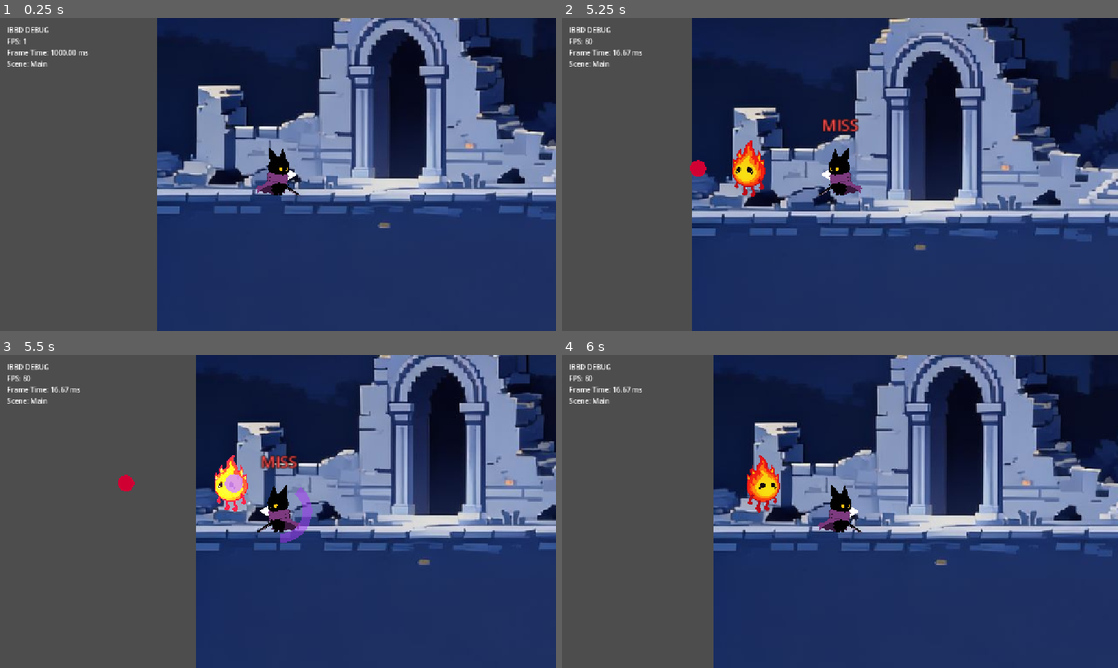
Above: before the commit, frames 1-4 (two rows, left to right).
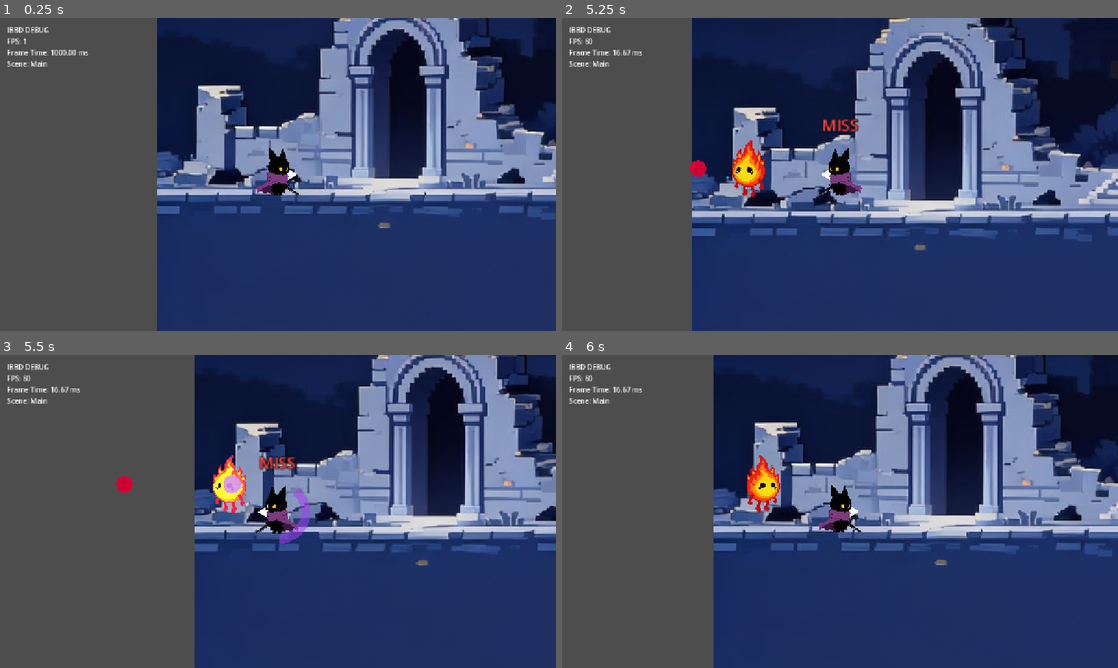
Above: after the commit, the same moments.

Repository: yunjeonghwan01-max/LongRunProject-Voider
Game: Godot game, scene res://app/main.tscn
Two runs of this game, one before a commit and one after it. Both use one fixed random seed, a clock stepped at 60 frames per second and the inputs below.
Inputs (mouse positions are in pixels of both pictures, inside the frame that each line leads up to):
- Up to frame 1 (0.25 s): no input
- Up to frame 2 (5.25 s): tap Enter at 0.5 s; move the mouse to (962, 158) at 0.52 s; hold Right (player_move_right) 0.53-1.28 s; tap X (player_attack) at 0.6, 1.35, 2.3, 3.05, 3.6, 4.35 s; click (962, 158) at 0.67 s; tap Z (player_jump) at 0.77, 1.52, 3.02, 3.77, 4.52 s; move the mouse to (728, 190) at 1.27 s; hold Left (player_move_left) 1.28-2.03 s; move the mouse to (895, 105) at 2.02 s; hold Right (player_move_right) 2.03-3.53 s; tap A (player_counter) at 2.1, 5.1 s; move the mouse to (812, 237) at 2.77 s; tap C (player_dash) at 2.85 s; click (812, 237) at 2.92 s; move the mouse to (1006, 221) at 3.52 s; hold Left (player_move_left) from 3.53 s (still down); move the mouse to (673, 127) at 4.27 s; move the mouse to (867, 174) at 5.02 s; click (867, 174) at 5.17 s
- Up to frame 3 (5.5 s): keep holding Left (player_move_left); tap X (player_attack) at 5.3 s
- Up to frame 4 (6 s): move the mouse to (756, 433) at 5.77 s; release Left (player_move_left) at 5.78 s; hold Right (player_move_right) from 5.78 s (still down); tap C (player_dash) at 5.85 s

Frames 1-2 are identical in both runs. In frame 3, 7.3% of the frame differs, in the area x 20-100%, y 0-100%; in frame 4, nothing differs.

Commit message:
refactor: normalize scene trees to V0 convention
- 노드 이름 PascalCase 통일. 역할 노드는 역할 이름(Visual, BodyCollision,
  Combat, Hurtbox, AttackHitbox), 역할 안의 단일 leaf는 타입 이름
  (CollisionShape2D, AnimatedSprite2D, Polygon2D)
- Player/TestEnemy: Visual / BodyCollision / Combat(Hurtbox, AttackHitbox|AttackTimer)
  BodyCollision은 엔진 제약상 CharacterBody2D 직계 CollisionShape2D 그대로 사용.
  Camera, StatusLabel은 V0에서 Player 루트에 유지
- Hurtbox가 Combat/ 아래로 이동함에 따라 피격 대상 조회를 area.get_parent()
  -> area.owner로 최소 수정 (player.gd, windblast.gd). 영구 표준 아님
- CombatTest에 Projectiles/Effects 컨테이너 추가, 런타임 스폰을
  levels/level_containers.gd 경유로 전환. 컨테이너가 없으면 기존 get_parent()로
  fallback하고 디버그 실행에서 그룹별 1회 경고

게임플레이 수치/로직 변경 없음. 헤드리스 스모크의 모든 CHECK/METRIC/충돌
레이어가 리팩토링 전과 동일 (스폰 부모만 game -> Projectiles/Effects).

Co-Authored-By: Claude Opus 5.5 <noreply@anthropic.com>

Diff:
--- a/actors/enemies/test_enemy/test_enemy.gd
+++ b/actors/enemies/test_enemy/test_enemy.gd
@@ -4,8 +4,8 @@
 ## 좌우로 이동하다 벽(WORLD)에 닿으면 방향을 바꾸고, 일정 주기로 원거리 counterable attack을 발동한다.
 ##
 ## 충돌 노드 분리 (레이어 정의: core/physics/collision_layers.gd)
-##   - 루트 collision_shape: 지형 전용 바디 (layer ENEMY_BODY, mask WORLD) → 플레이어와는 부딪히지 않는다.
-##   - hurtbox (Area2D): 피격 트리거 (layer ENEMY_HURTBOX) → 플레이어 공격 판정만 받는다.
+##   - BodyCollision: 지형 전용 바디 (layer ENEMY_BODY, mask WORLD) → 플레이어와는 부딪히지 않는다.
+##   - Combat/Hurtbox (Area2D): 피격 트리거 (layer ENEMY_HURTBOX) → 플레이어 공격 판정만 받는다.
 
 const RANGED_ATTACK_SCENE := preload("res://combat/attacks/ranged_attack.tscn")
 
@@ -19,8 +19,8 @@
 var _flash_tween: Tween = null
 var _body_original_modulate: Color
 
-@onready var _attack_timer: Timer = $attack_timer
-@onready var _body: AnimatedSprite2D = $body
+@onready var _attack_timer: Timer = $Combat/AttackTimer
+@onready var _body: AnimatedSprite2D = $Visual/AnimatedSprite2D
 
 
 func _ready() -> void:
@@ -90,7 +90,7 @@
 	attack.facing_direction = facing_direction
 	attack.target_player = player
 	attack.global_position = global_position
-	get_parent().add_child(attack)
+	LevelContainers.projectiles(self).add_child(attack)
 
 func change_facing_dir():
 	facing_direction = -facing_direction
--- a/actors/enemies/test_enemy/test_enemy.tscn
+++ b/actors/enemies/test_enemy/test_enemy.tscn
@@ -20,26 +20,30 @@
 "speed": 5.0
 }]
 
-[node name="test_enemy" type="CharacterBody2D" unique_id=1500168589]
+[node name="TestEnemy" type="CharacterBody2D" unique_id=1500168589]
 collision_layer = 4
 script = ExtResource("1_enemy")
 max_health = 99
 
-[node name="collision_shape" type="CollisionShape2D" parent="." unique_id=1977334621]
+[node name="Visual" type="Node2D" parent="." unique_id=1360378445]
+
+[node name="AnimatedSprite2D" type="AnimatedSprite2D" parent="Visual" unique_id=214879523]
+scale = Vector2(0.155, 0.155)
+sprite_frames = SubResource("SpriteFrames_dfdtf")
+animation = &"idle"
+
+[node name="BodyCollision" type="CollisionShape2D" parent="." unique_id=1977334621]
 shape = SubResource("RectangleShape2D_body")
 
-[node name="hurtbox" type="Area2D" parent="." unique_id=1131159925]
+[node name="Combat" type="Node2D" parent="." unique_id=2046318251]
+
+[node name="Hurtbox" type="Area2D" parent="Combat" unique_id=1131159925]
 collision_layer = 16
 collision_mask = 0
 monitoring = false
 
-[node name="collision_shape" type="CollisionShape2D" parent="hurtbox" unique_id=1480276193]
+[node name="CollisionShape2D" type="CollisionShape2D" parent="Combat/Hurtbox" unique_id=1480276193]
 shape = SubResource("RectangleShape2D_hurtbox")
 
-[node name="body" type="AnimatedSprite2D" parent="." unique_id=214879523]
-scale = Vector2(0.155, 0.155)
-sprite_frames = SubResource("SpriteFrames_dfdtf")
-animation = &"idle"
-
-[node name="attack_timer" type="Timer" parent="." unique_id=914661955]
+[node name="AttackTimer" type="Timer" parent="Combat" unique_id=914661955]
 wait_time = 2.5
--- a/actors/player/abilities/windblast/windblast.gd
+++ b/actors/player/abilities/windblast/windblast.gd
@@ -28,7 +28,7 @@
 var _hit_targets: Dictionary = {}  # target -> true (진행 중이거나 이미 완료된 대상)
 var _lifetime_elapsed: float = 0.0
 
-@onready var _visual: Node2D = $visual
+@onready var _visual: Node2D = $Visual
 
 
 func _ready() -> void:
@@ -64,8 +64,10 @@
 		_hit_damages.append(base + (1 if i < remainder else 0))
 
 
+## Hurtbox는 Actor의 Combat/ 아래에 있으므로 씬 루트(owner)를 피격 대상으로 본다.
+## (Structure Refactor V0의 동작 보존용 최소 수정. Hurtbox 컴포넌트화 전까지의 임시 조회 방식)
 func _on_area_entered(area: Area2D) -> void:
-	_try_register_hit(area.get_parent())
+	_try_register_hit(area.owner)
 
 
 func _on_body_entered(body: Node) -> void:
--- a/actors/player/abilities/windblast/windblast.tscn
+++ b/actors/player/abilities/windblast/windblast.tscn
@@ -5,17 +5,17 @@
 [sub_resource type="RectangleShape2D" id="RectangleShape2D_windblast"]
 size = Vector2(44, 16)
 
-[node name="windblast" type="Area2D" unique_id=1139510944]
+[node name="Windblast" type="Area2D" unique_id=1139510944]
 collision_layer = 8
 collision_mask = 17
 monitorable = false
 script = ExtResource("1_windblast")
 
-[node name="collision_shape" type="CollisionShape2D" parent="." unique_id=1300444094]
+[node name="CollisionShape2D" type="CollisionShape2D" parent="." unique_id=1300444094]
 shape = SubResource("RectangleShape2D_windblast")
 
-[node name="visual" type="Node2D" parent="." unique_id=1066450794]
+[node name="Visual" type="Node2D" parent="." unique_id=1066450794]
 
-[node name="body" type="Polygon2D" parent="visual" unique_id=495353080]
+[node name="Polygon2D" type="Polygon2D" parent="Visual" unique_id=495353080]
 color = Color(0.9446088, 0.79057753, 0.94742304, 0.9019608)
 polygon = PackedVector2Array(-22, 0, -12, -8, 12, -8, 22, 0, 12, 8, -12, 8)
--- a/actors/player/player.gd
+++ b/actors/player/player.gd
@@ -48,11 +48,11 @@
 
 var can_use_windblast: bool = true
 
-@onready var _visual: Node2D = $visual
-@onready var _status_label: Label = $status_label
-@onready var _attack_hitbox: Area2D = $attack_hitbox
-@onready var _attack_hitbox_shape: CollisionShape2D = $attack_hitbox/collision_shape
-@onready var _camera: CameraShake = $camera
+@onready var _visual: Node2D = $Visual
+@onready var _status_label: Label = $StatusLabel
+@onready var _attack_hitbox: Area2D = $Combat/AttackHitbox
+@onready var _attack_hitbox_shape: CollisionShape2D = $Combat/AttackHitbox/CollisionShape2D
+@onready var _camera: CameraShake = $Camera
 
 
 func _ready() -> void:
@@ -207,7 +207,7 @@
 	slash.rotation = deg_to_rad(-20.0 * facing_direction)
 	slash.scale.x = facing_direction
 	slash.global_position = global_position + Vector2(attack_hitbox_offset * facing_direction, 0.0)
-	get_parent().add_child(slash)
+	LevelContainers.effects(self).add_child(slash)
 
 
 func _deactivate_attack_hitbox() -> void:
@@ -218,8 +218,10 @@
 
 
 ## 한 번의 공격 active time 동안 같은 대상은 한 번만 타격한다.
+## Hurtbox는 Actor의 Combat/ 아래에 있으므로 씬 루트(owner)를 피격 대상으로 본다.
+## (Structure Refactor V0의 동작 보존용 최소 수정. Hurtbox 컴포넌트화 전까지의 임시 조회 방식)
 func _on_attack_hitbox_area_entered(area: Area2D) -> void:
-	var target := area.get_parent()
+	var target := area.owner
 	if target == null or target in _attack_hit_targets:
 		return
 
@@ -244,7 +246,7 @@
 
 	var spark: Node2D = hit_spark_scene.instantiate()
 	spark.global_position = spawn_position
-	get_parent().add_child(spark)
+	LevelContainers.effects(self).add_child(spark)
 
 
 ## 바라보는 방향으로 장풍(Windblast)을 발사한다. 발사 직후 1.5초 쿨타임 동안 재사용 불가.
@@ -270,7 +272,7 @@
 	windblast.attacker = self
 	windblast.travel_direction = Vector2(facing_direction, 0.0)
 	windblast.global_position = global_position + Vector2(windblast_spawn_offset * facing_direction, 0.0)
-	get_parent().add_child(windblast)
+	LevelContainers.projectiles(self).add_child(windblast)
 
 
 func _start_counter_recovery() -> void:
--- a/actors/player/player.tscn
+++ b/actors/player/player.tscn
@@ -24,38 +24,16 @@
 "speed": 5.0
 }]
 
-[node name="player" type="CharacterBody2D" unique_id=914845965]
+[node name="Player" type="CharacterBody2D" unique_id=914845965]
 collision_layer = 2
 script = ExtResource("1_player")
 
-[node name="collision_shape" type="CollisionShape2D" parent="." unique_id=1789582202]
-shape = SubResource("RectangleShape2D_body")
+[node name="Visual" type="Node2D" parent="." unique_id=617349398]
 
-[node name="hurtbox" type="Area2D" parent="." unique_id=1602935517]
-collision_layer = 32
-collision_mask = 0
-monitoring = false
-
-[node name="collision_shape" type="CollisionShape2D" parent="hurtbox" unique_id=1740318862]
-shape = SubResource("RectangleShape2D_hurtbox")
-
-[node name="attack_hitbox" type="Area2D" parent="." unique_id=977488697]
-position = Vector2(28, 0)
-collision_layer = 8
-collision_mask = 16
-monitoring = false
-monitorable = false
-
-[node name="collision_shape" type="CollisionShape2D" parent="attack_hitbox" unique_id=1294814491]
-shape = SubResource("RectangleShape2D_attack_hitbox")
-disabled = true
-
-[node name="visual" type="Node2D" parent="." unique_id=617349398]
-
-[node name="facing_arrow" type="Polygon2D" parent="visual" unique_id=1732823255]
+[node name="FacingArrow" type="Polygon2D" parent="Visual" unique_id=1732823255]
 polygon = PackedVector2Array(10, -8, 22, 0, 10, 8)
 
-[node name="AnimatedSprite2D" type="AnimatedSprite2D" parent="visual" unique_id=614858025]
+[node name="AnimatedSprite2D" type="AnimatedSprite2D" parent="Visual" unique_id=614858025]
 position = Vector2(0.1979991, -1.8020002)
 scale = Vector2(0.04912599, 0.04912599)
 sprite_frames = SubResource("SpriteFrames_acav8")
@@ -63,11 +41,35 @@
 autoplay = "idle"
 frame_progress = 0.063091725
 
-[node name="camera" type="Camera2D" parent="." unique_id=394439694]
+[node name="BodyCollision" type="CollisionShape2D" parent="." unique_id=1789582202]
+shape = SubResource("RectangleShape2D_body")
+
+[node name="Combat" type="Node2D" parent="." unique_id=1942445295]
+
+[node name="Hurtbox" type="Area2D" parent="Combat" unique_id=1602935517]
+collision_layer = 32
+collision_mask = 0
+monitoring = false
+
+[node name="CollisionShape2D" type="CollisionShape2D" parent="Combat/Hurtbox" unique_id=1740318862]
+shape = SubResource("RectangleShape2D_hurtbox")
+
+[node name="AttackHitbox" type="Area2D" parent="Combat" unique_id=977488697]
+position = Vector2(28, 0)
+collision_layer = 8
+collision_mask = 16
+monitoring = false
+monitorable = false
+
+[node name="CollisionShape2D" type="CollisionShape2D" parent="Combat/AttackHitbox" unique_id=1294814491]
+shape = SubResource("RectangleShape2D_attack_hitbox")
+disabled = true
+
+[node name="Camera" type="Camera2D" parent="." unique_id=394439694]
 zoom = Vector2(2, 2)
 script = ExtResource("3_camera_shake")
 
-[node name="status_label" type="Label" parent="." unique_id=199909371]
+[node name="StatusLabel" type="Label" parent="." unique_id=199909371]
 visible = false
 offset_left = -60.0
 offset_top = -70.0
--- a/combat/attacks/ranged_attack.gd
+++ b/combat/attacks/ranged_attack.gd
@@ -24,7 +24,7 @@
 var _is_flying: bool = false
 var _lifetime_elapsed: float = 0.0
 
-@onready var _visual: Node2D = $visual
+@onready var _visual: Node2D = $Visual
 
 var _glow_tween: Tween = null
 var _pre_signal_tween: Tween = null
--- a/combat/attacks/ranged_attack.tscn
+++ b/combat/attacks/ranged_attack.tscn
@@ -2,11 +2,11 @@
 
 [ext_resource type="Script" uid="uid://bbg5ee4rsg8q4" path="res://combat/attacks/ranged_attack.gd" id="1_ranged"]
 
-[node name="ranged_attack" type="Node2D" unique_id=978153768]
+[node name="RangedAttack" type="Node2D" unique_id=978153768]
 script = ExtResource("1_ranged")
 
-[node name="visual" type="Node2D" parent="." unique_id=344427041]
+[node name="Visual" type="Node2D" parent="." unique_id=344427041]
 
-[node name="body" type="Polygon2D" parent="visual" unique_id=2095702891]
+[node name="Polygon2D" type="Polygon2D" parent="Visual" unique_id=2095702891]
 color = Color(0.8213741, 0, 0.20154455, 1)
 polygon = PackedVector2Array(-10, 0, -7, -7, 0, -10, 7, -7, 10, 0, 7, 7, 0, 10, -7, 7)
--- a/combat/effects/hit_spark.gd
+++ b/combat/effects/hit_spark.gd
@@ -9,7 +9,7 @@
 @export var end_radius: float = 22.0
 @export var lifetime: float = 0.16
 
-@onready var _polygon: Polygon2D = $polygon
+@onready var _polygon: Polygon2D = $Polygon2D
 
 
 func _ready() -> void:
--- a/combat/effects/hit_spark.tscn
+++ b/combat/effects/hit_spark.tscn
@@ -2,7 +2,7 @@
 
 [ext_resource type="Script" uid="uid://4y3knnu376mm" path="res://combat/effects/hit_spark.gd" id="1_spark"]
 
-[node name="hit_spark" type="Node2D" unique_id=888473358]
+[node name="HitSpark" type="Node2D" unique_id=888473358]
 script = ExtResource("1_spark")
 
-[node name="polygon" type="Polygon2D" parent="." unique_id=593647887]
+[node name="Polygon2D" type="Polygon2D" parent="." unique_id=593647887]
--- a/combat/effects/slash_effect.gd
+++ b/combat/effects/slash_effect.gd
@@ -10,7 +10,7 @@
 @export var arc_degrees: float = 140.0
 @export var lifetime: float = 0.18
 
-@onready var _polygon: Polygon2D = $polygon
+@onready var _polygon: Polygon2D = $Polygon2D
 
 
 func _ready() -> void:
--- a/combat/effects/slash_effect.tscn
+++ b/combat/effects/slash_effect.tscn
@@ -2,7 +2,7 @@
 
 [ext_resource type="Script" path="res://combat/effects/slash_effect.gd" id="1_slash"]
 
-[node name="slash_effect" type="Node2D"]
+[node name="SlashEffect" type="Node2D"]
 script = ExtResource("1_slash")
 
-[node name="polygon" type="Polygon2D" parent="."]
+[node name="Polygon2D" type="Polygon2D" parent="."]
--- a/core/physics/collision_layers.gd
+++ b/core/physics/collision_layers.gd
@@ -10,11 +10,11 @@
 ## | 레이어 | 이름            | 사용 노드                       | mask                |
 ## |--------|-----------------|---------------------------------|---------------------|
 ## | 1      | world           | TileMapLayer (지형/벽)          | -                   |
-## | 2      | player_body     | player (CharacterBody2D)        | WORLD               |
-## | 3      | enemy_body      | enemy (CharacterBody2D)         | WORLD               |
-## | 4      | player_attack   | player/attack_hitbox, windblast | ENEMY_HURTBOX (+WORLD: windblast 소멸용) |
-## | 5      | enemy_hurtbox   | enemy/hurtbox (Area2D)          | 0                   |
-## | 6      | player_hurtbox  | player/hurtbox (Area2D)         | 0                   |
+## | 2      | player_body     | Player (CharacterBody2D)        | WORLD               |
+## | 3      | enemy_body      | TestEnemy (CharacterBody2D)     | WORLD               |
+## | 4      | player_attack   | Player/Combat/AttackHitbox, Windblast | ENEMY_HURTBOX (+WORLD: windblast 소멸용) |
+## | 5      | enemy_hurtbox   | TestEnemy/Combat/Hurtbox (Area2D) | 0                 |
+## | 6      | player_hurtbox  | Player/Combat/Hurtbox (Area2D)  | 0                   |
 ## | 7      | enemy_attack    | (예약) 적 근접/투사체 판정       | PLAYER_HURTBOX      |
 
 const WORLD := 1 << 0
--- a/levels/combat_test/combat_test.tscn
+++ b/levels/combat_test/combat_test.tscn
@@ -23,3 +23,7 @@
 
 [node name="TestEnemy" parent="Actors" unique_id=967971469 instance=ExtResource("4_test_enemy")]
 position = Vector2(650, 616)
+
+[node name="Projectiles" type="Node2D" parent="." unique_id=1455976478 groups=["level_projectiles"]]
+
+[node name="Effects" type="Node2D" parent="." unique_id=1953440331 groups=["level_effects"]]
--- /dev/null
+++ b/levels/level_containers.gd
@@ -0,0 +1,32 @@
+class_name LevelContainers
+
+## Level 씬의 런타임 스폰 컨테이너(Projectiles / Effects)를 찾는 최소 헬퍼.
+## 이 역할만 담당한다. Level 로딩/전환 같은 범용 Level API로 확장하지 않는다.
+##
+## Level은 컨테이너 노드를 아래 그룹에 넣어 표시한다 (예: levels/combat_test/combat_test.tscn).
+## 컨테이너가 없으면(예: Actor 씬 단독 F6 실행) 기존 방식대로 호출자의 부모를 fallback으로 쓰고,
+## 구조 오류가 조용히 숨지 않도록 디버그 실행에서 그룹별로 한 번 경고를 남긴다.
+
+const PROJECTILES_GROUP := &"level_projectiles"
+const EFFECTS_GROUP := &"level_effects"
+
+static var _warned_groups: Dictionary = {}
+
+
+static func projectiles(from: Node) -> Node:
+	return _find(from, PROJECTILES_GROUP, "Projectiles")
+
+
+static func effects(from: Node) -> Node:
+	return _find(from, EFFECTS_GROUP, "Effects")
+
+
+static func _find(from: Node, group: StringName, label: String) -> Node:
+	var container := from.get_tree().get_first_node_in_group(group)
+	if container:
+		return container
+
+	if OS.is_debug_build() and not _warned_groups.has(group):
+		_warned_groups[group] = true
+		push_warning("%s container not found; using fallback parent." % label)
+	return from.get_parent()
--- a/toolkit/debug_hud.gd
+++ b/toolkit/debug_hud.gd
@@ -1,7 +1,7 @@
 extends Control
 
 
-@onready var info_label: Label = $info_label
+@onready var info_label: Label = $InfoLabel
 
 
 func _process(_delta: float) -> void:
--- a/toolkit/toolkit.gd
+++ b/toolkit/toolkit.gd
@@ -1,7 +1,7 @@
 extends CanvasLayer
 
 
-@onready var debug_hud: Control = $debug_hud
+@onready var debug_hud: Control = $DebugHud
 
 
 func _ready() -> void:
--- a/toolkit/toolkit.tscn
+++ b/toolkit/toolkit.tscn
@@ -3,17 +3,17 @@
 [ext_resource type="Script" uid="uid://b3xacelwt57tr" path="res://toolkit/toolkit.gd" id="1_duuuy"]
 [ext_resource type="Script" uid="uid://do7fw5t4org7o" path="res://toolkit/debug_hud.gd" id="1_wgetk"]
 
-[node name="toolkit" type="CanvasLayer" unique_id=758752430]
+[node name="Toolkit" type="CanvasLayer" unique_id=758752430]
 script = ExtResource("1_duuuy")
 
-[node name="debug_hud" type="Control" parent="." unique_id=1706030576]
+[node name="DebugHud" type="Control" parent="." unique_id=1706030576]
 layout_mode = 3
 anchors_preset = 0
 offset_right = 40.0
 offset_bottom = 40.0
 script = ExtResource("1_wgetk")
 
-[node name="info_label" type="Label" parent="debug_hud" unique_id=348048304]
+[node name="InfoLabel" type="Label" parent="DebugHud" unique_id=348048304]
 layout_mode = 0
 offset_left = 16.0
 offset_top = 16.0
--- a/world/backgrounds/background.gd
+++ b/world/backgrounds/background.gd
@@ -1,6 +1,6 @@
 extends Node2D
 
-@onready var sprite: Sprite2D = $sprite
+@onready var sprite: Sprite2D = $Sprite2D
 
 
 func _ready() -> void:
--- a/world/backgrounds/background.tscn
+++ b/world/backgrounds/background.tscn
@@ -2,7 +2,7 @@
 
 [ext_resource type="Texture2D" uid="uid://iqmv2uj5jqac" path="res://assets/temporary/ai_generated/bg.png" id="2_bg"]
 
-[node name="background" type="Node2D" unique_id=81005332]
+[node name="Background" type="Node2D" unique_id=81005332]
 
-[node name="sprite" type="Sprite2D" parent="." unique_id=456376206]
+[node name="Sprite2D" type="Sprite2D" parent="." unique_id=456376206]
 texture = ExtResource("2_bg")
Not shown, added: levels/level_containers.gd.uid
